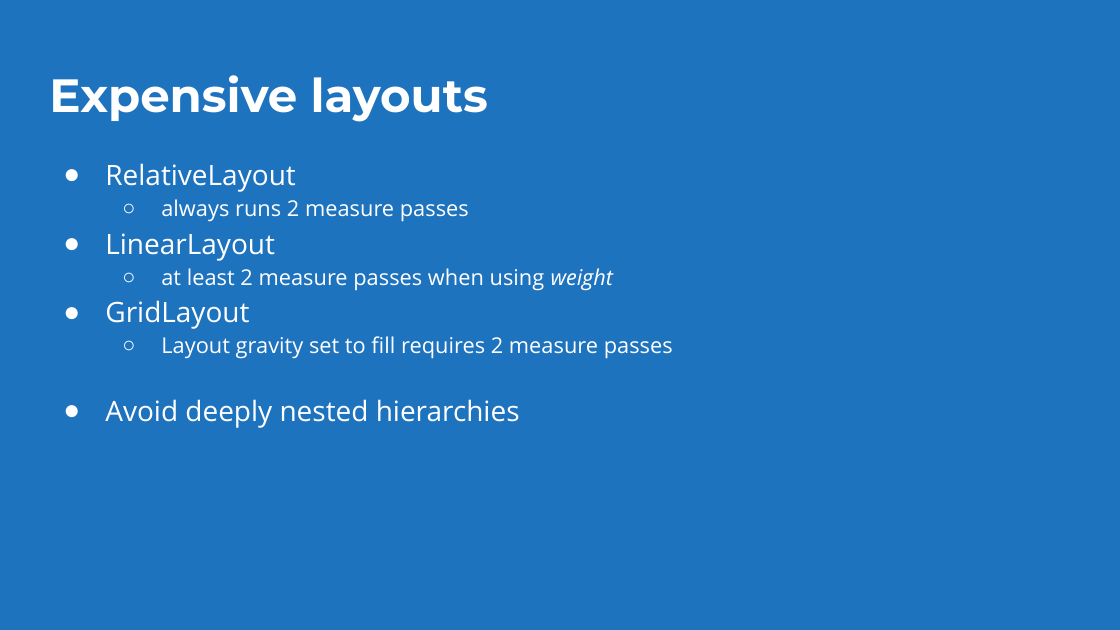
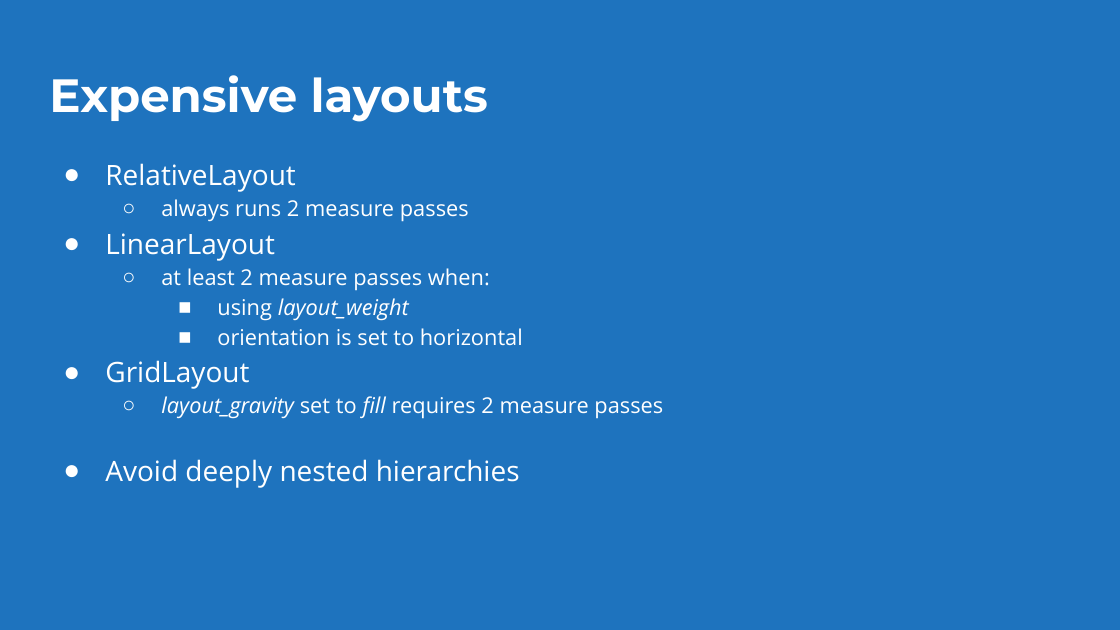
Before and after one commit to Cheesebaron/android-layout-perf, a slide deck: slide 7 of Slides/Debugging Android UI.pptx. Drawn at 1120x630 pixels with LibreOffice and Linux fonts; fonts in the diff are those of the drawing. Boxes give left, top, right and bottom in pixels: in the first picture for what was removed or moved away, otherwise in the second. Text is boxed around its words. In the diff, an @@ line names an element or a change of style, - is before the commit and + after.

Commit message:
Update slides

```diff
--- a/Slides/Debugging Android UI.pptx
+++ b/Slides/Debugging Android UI.pptx
@@ text at [161,268,523,346]: text changed @@
-  ○ at least 2 measure passes when using weight
+  ○ at least 2 measure passes when:
+    ■ using layout_weight
+    ■ orientation is set to horizontal
@@ text at [161,396,663,419]: text changed @@
-  ○ Layout gravity set to fill requires 2 measure passes
+  ○ layout_gravity set to fill requires 2 measure passes
```
Also in this commit, not shown: 1 other slide changed, 1 other file.
